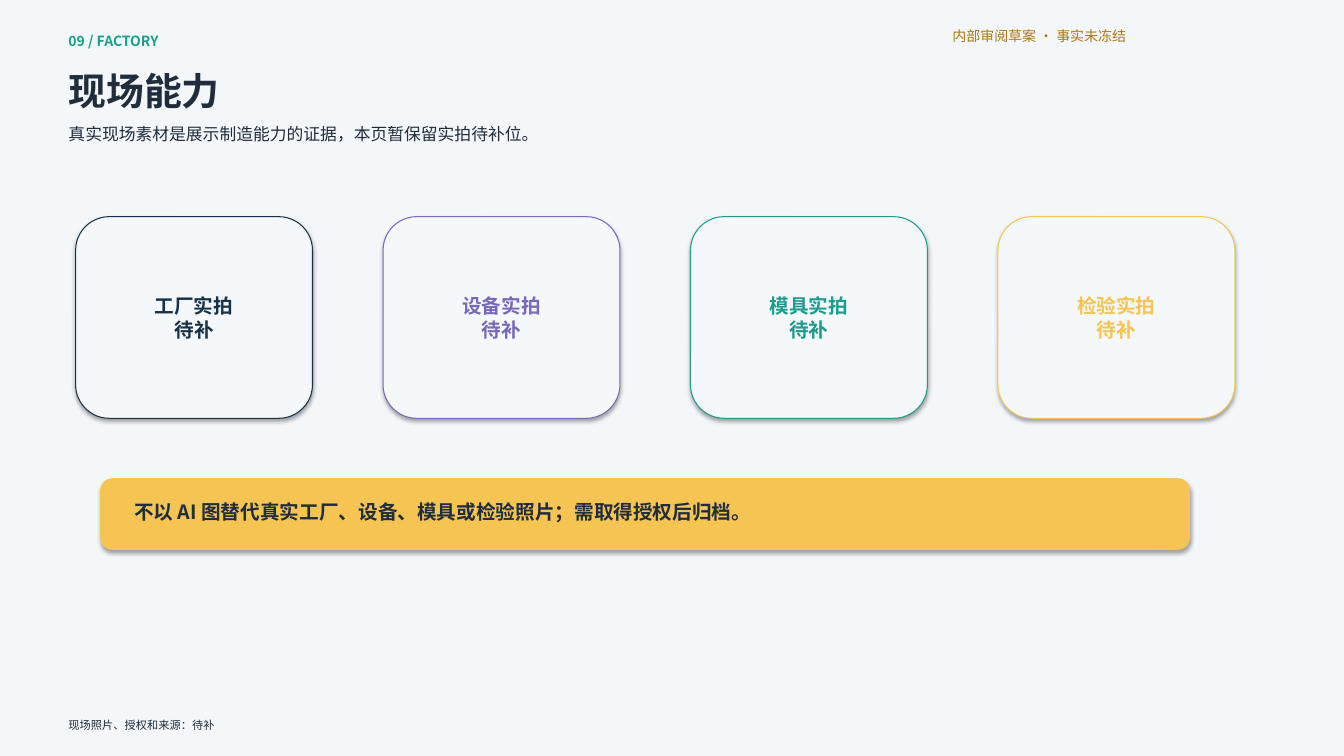
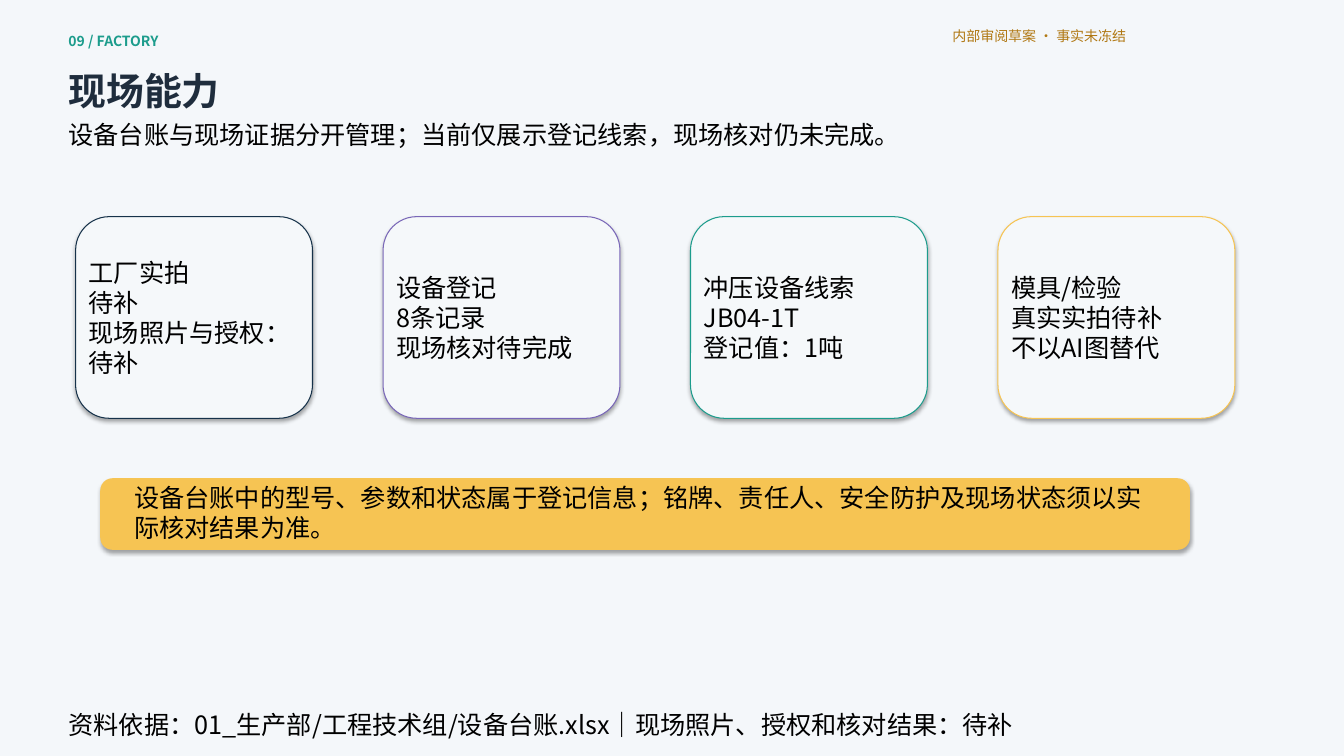
Before and after one commit to wang-minghan/notbook, a slide deck: slide 9 of 02_Areas/工作经历/鑫犇电子有限公司/06_公司公共/公司介绍PPT/exports/鑫犇电子公司介绍.pptx. Drawn at 1344x756 pixels with LibreOffice and Linux fonts; fonts in the diff are those of the drawing. Boxes give left, top, right and bottom in pixels: in the first picture for what was removed or moved away, otherwise in the second. Text is boxed around its words. In the diff, an @@ line names an element or a change of style, - is before the commit and + after.

```diff
--- a/02_Areas/工作经历/鑫犇电子有限公司/06_公司公共/公司介绍PPT/exports/鑫犇电子公司介绍.pptx
+++ b/02_Areas/工作经历/鑫犇电子有限公司/06_公司公共/公司介绍PPT/exports/鑫犇电子公司介绍.pptx
@@ text at [68,122,900,148]: text changed; size 12 to 18 pt; text colour #1F2D3D to #000000 @@
-真实现场素材是展示制造能力的证据，本页暂保留实拍待补位。
+设备台账与现场证据分开管理；当前仅展示登记线索，现场核对仍未完成。
@@ text at [89,260,190,314]: size 14 to 18 pt, text colour #16324A to #000000, bold off in "工厂实拍 待补"; alignment centre to left @@
@@ text at [396,276,572,359]: text changed; size 14 to 18 pt; text colour #7967B8 to #000000; bold off @@
-设备实拍
-待补
+设备登记
+8条记录
+现场核对待完成
@@ text at [704,275,855,359]: text changed; size 14 to 18 pt; text colour #1C9C8C to #000000; bold off @@
-模具实拍
-待补
+冲压设备线索
+JB04-1T
+登记值：1吨
@@ text at [1011,275,1162,359]: text changed; size 14 to 18 pt; text colour #F6C453 to #000000; bold off @@
-检验实拍
-待补
+模具/检验
+真实实拍待补
+不以AI图替代
@@ text at [89,320,291,374]: paragraph added @@
+现场照片与授权：待补
@@ text at [134,485,1142,539]: text changed; size 14 to 18 pt; text colour #1F2D3D to #000000; bold off @@
-不以 AI 图替代真实工厂、设备、模具或检验照片；需取得授权后归档。
+设备台账中的型号、参数和状态属于登记信息；铭牌、责任人、安全防护及现场状态须以实际核对结果为准。
@@ text at [68,711,1013,739]: text changed; size 8 to 18 pt; text colour #1F2D3D to #000000 @@
-现场照片、授权和来源：待补
+资料依据：01_生产部/工程技术组/设备台账.xlsx｜现场照片、授权和核对结果：待补
```
Also in this commit, not shown: 2 other slides changed, 16 other files.
